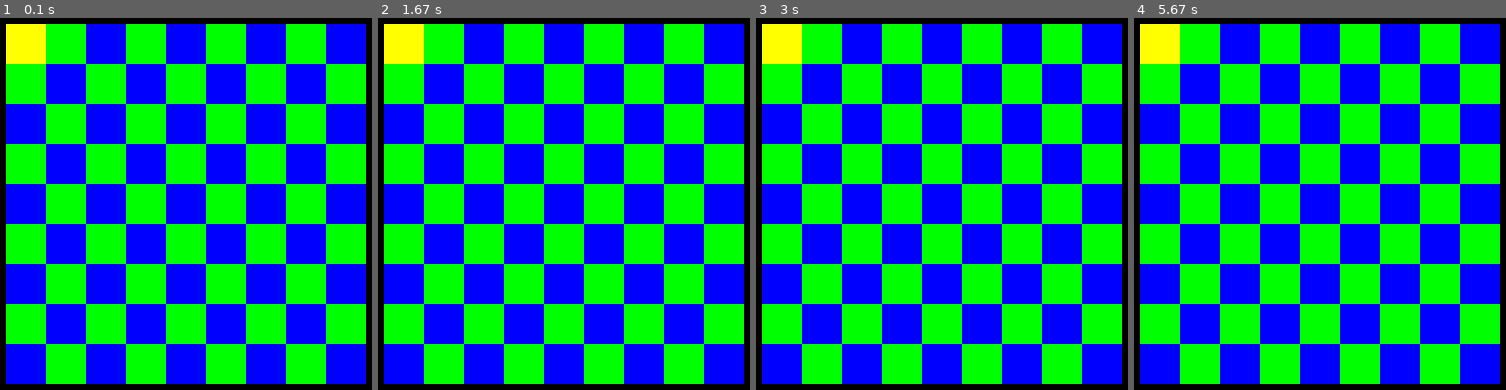
Above: before the commit, frames 1-4 (left to right).
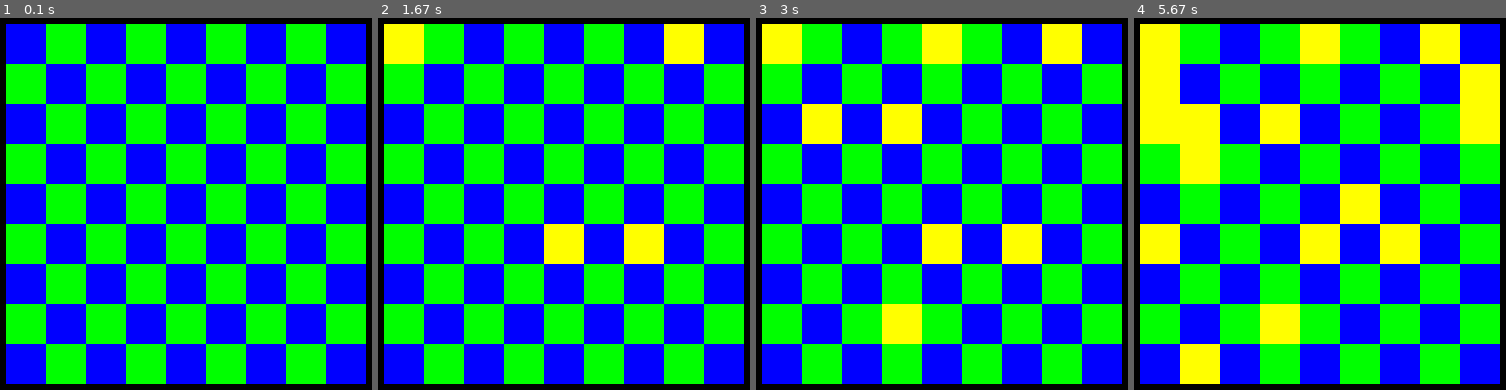
Above: after the commit, the same moments.

Repository: leez-genasi/GAMES
Game: pygame game, started from minesweeper.py
Two runs of this game, one before a commit and one after it. Both use one fixed random seed, a clock stepped at 60 frames per second and the inputs below.
Inputs (mouse positions are in pixels of both pictures, inside the frame that each line leads up to):
- Up to frame 1 (0.1 s): no input
- Up to frame 2 (1.67 s): click (404, 44) at 0.38 s; click (567, 233) at 0.72 s; click (668, 36) at 1.05 s; click (649, 244) at 1.38 s
- Up to frame 3 (3 s): click (956, 44) at 1.72 s; click (908, 326) at 2.05 s; click (919, 122) at 2.38 s; click (841, 103) at 2.72 s
- Up to frame 4 (5.67 s): click (1200, 163) at 3.05 s; click (1160, 84) at 3.38 s; click (1472, 118) at 3.72 s; click (1483, 84) at 4.05 s; click (1353, 185) at 4.38 s; click (1163, 118) at 4.72 s; click (1212, 345) at 5.05 s; click (1160, 244) at 5.38 s

The runs differ from the first frame. In frame 1, 1.2% of the frame differs, in the area x 1-13%, y 1-13%; in frame 2, 3.5%; in frame 3, 8.1%; in frame 4, 17%, in the area x 1-99%, y 1-99%.

Commit message:
tile clicking

Diff:
--- a/minesweeper.py
+++ b/minesweeper.py
@@ -20,12 +20,12 @@
 yellow = pygame.Color(255, 255, 0)
 
 # board
-class Tile:
+'''class Tile:
     def __init__(self, x, y, width, height):
         self.rect = pygame.Rect(x, y, width, height)
     def render(self, game_win, grid_color):
         pygame.draw.rect(game_win, grid_color, self.rect)
-
+'''
 
 # init
 mines = [ [0] * grid_no for n in range(grid_no)]
@@ -64,9 +64,9 @@
 pygame.init()
 game_win = pygame.display.set_mode((win_x, win_y))
 pygame.display.set_caption('Minesweeper')
-game_win.fill(black)
 
-flag[0][0]=0
+
+# flag[0][0]=0
 
 def draw_grid():
     for pos_x in range(border_side, (win_x-border_side), grid_size):
@@ -81,14 +81,36 @@
             else:
                 grid_color = green
 
-            board[x][y] = Tile(pos_x, pos_y, grid_size, grid_size)
-            board[x][y].render(game_win, grid_color)
+            board[x][y] = pygame.Rect(pos_x, pos_y, grid_size, grid_size)
+            pygame.draw.rect(game_win, grid_color, board[x][y])
 
-
-while True:
-    draw_grid()
+run = True
+game_win.fill(black)
+draw_grid()
+while run:
+    mouse_pos = pygame.mouse.get_pos()
     for event in pygame.event.get():
         if event.type == pygame.QUIT:
-            pygame.quit()
-            quit()
+            run = False
+        if event.type == pygame.MOUSEBUTTONDOWN:
+
+            if event.button == 1: # rclick to open
+                for i in range(0, len(board)):
+                    for j in range(0, len(board[i])):
+                        board_rect = board[i][j]
+                        if board_rect.collidepoint(mouse_pos):
+                            # print(f"{i}, {j}")
+                            flag[i][j] = 0
+
+    game_win.fill(black)
+    draw_grid()
     pygame.display.update()
+
+pygame.quit()
+quit()
+
+'''
+TO DO:
+print numbers when tile is clicked
+check and open adjacent empty tiles
+'''
